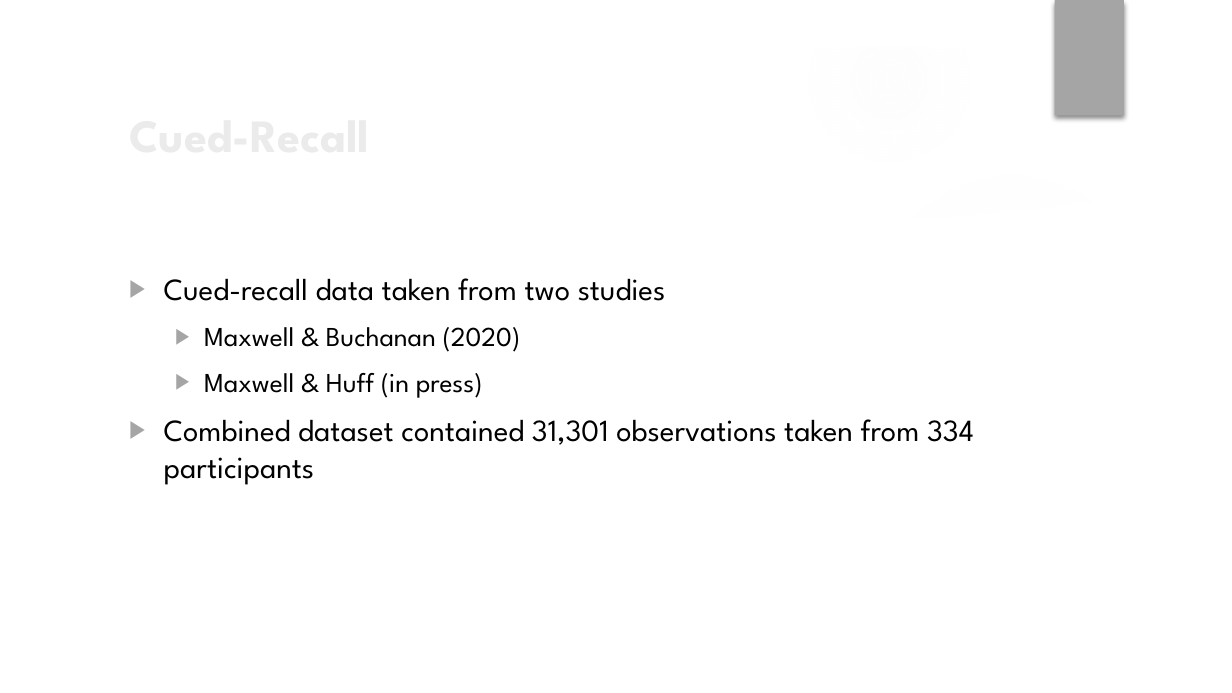
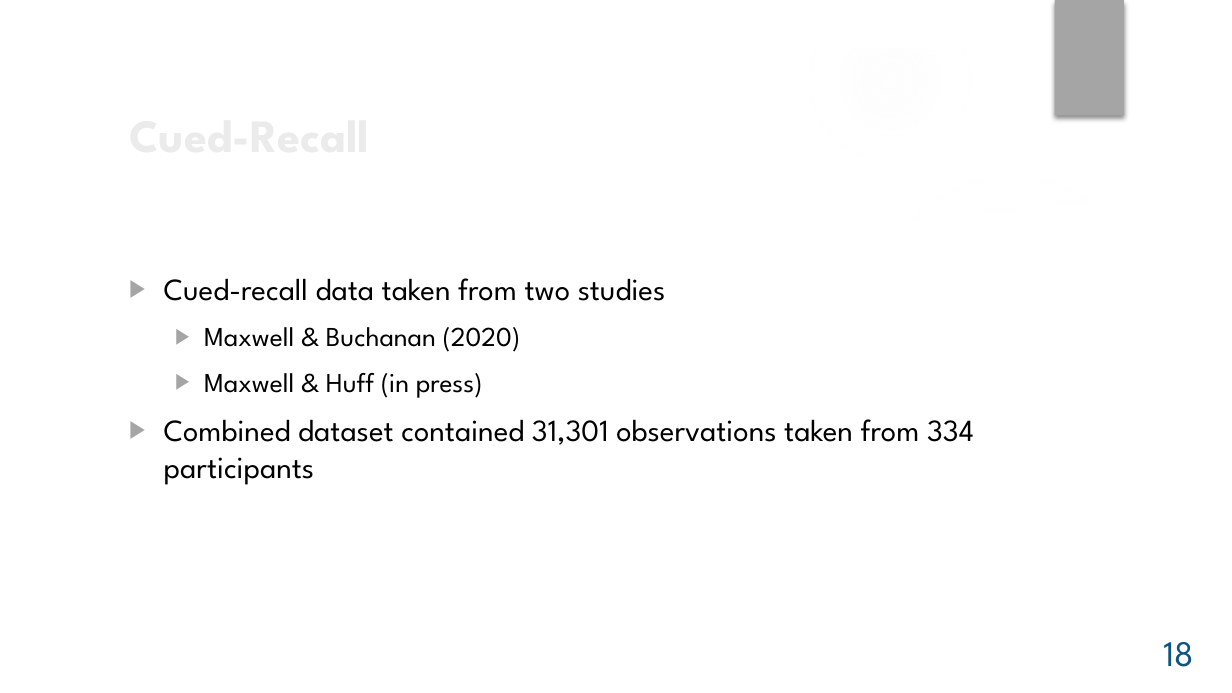
Before and after one commit to npm27/lrd-analysis, a slide deck: slide 18 of Presentations/Grad Symposium 21.pptx (slide 13 before the commit). Drawn at 1232x693 pixels with LibreOffice and Linux fonts; fonts in the diff are those of the drawing; background and template pictures are left out. Boxes give left, top, right and bottom in pixels: in the first picture for what was removed or moved away, otherwise in the second. Text is boxed around its words. In the diff, an @@ line names an element or a change of style, - is before the commit and + after.

```diff
--- a/Presentations/Grad Symposium 21.pptx
+++ b/Presentations/Grad Symposium 21.pptx
@@ page number added at (1163,642,1193,667), 21 pt, text #0E5580 @@
+18
```
Also in this commit, not shown: 15 other slides changed, 7 slides added, 6 slides removed.
